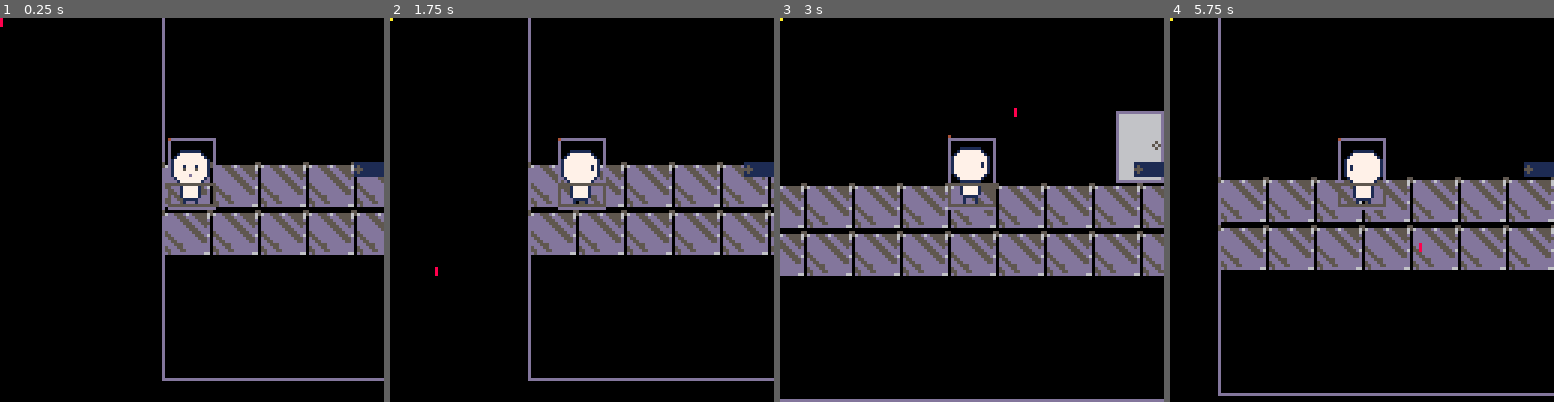
Above: before the commit, frames 1-4 (left to right).
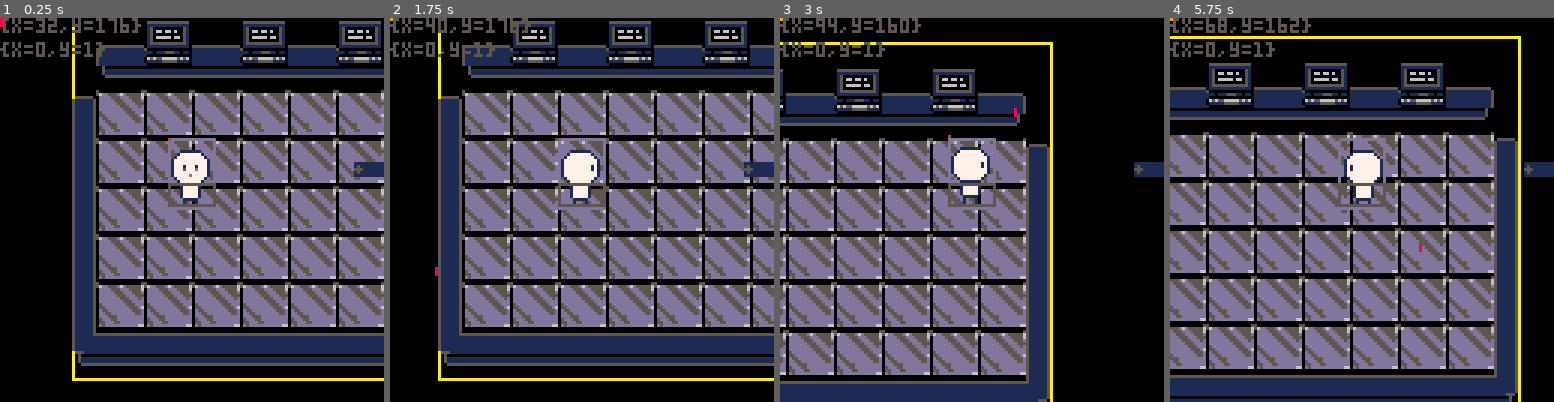
Above: after the commit, the same moments.

Repository: GiovanH/Pico8_Dev
Game: PICO-8 cartridge walkabout.p8
Same seed, same stepped clock (60 frames per second), same inputs: the game is played once before the commit and once after it.
Inputs (mouse positions are in pixels of both pictures, inside the frame that each line leads up to):
- Up to frame 1 (0.25 s): no input
- Up to frame 2 (1.75 s): tap X (X key) at 0.33, 1.07 s; click (670, 121) at 0.67 s; tap O (Z key) at 0.7, 1.7 s; click (436, 267) at 1.22 s; hold Right from 1.6 s (still down)
- Up to frame 3 (3 s): click (887, 114) at 1.77 s; tap X (X key) at 1.85, 2.97 s; release Right at 2.1 s; tap O (Z key) at 2.1, 2.5, 2.9 s; hold Up 2.15-2.42 s; click (952, 259) at 2.32 s; hold Right from 2.47 s (still down); click (1014, 106) at 2.87 s
- Up to frame 4 (5.75 s): release Right at 3.03 s; hold Left 3.08-3.58 s; tap O (Z key) every 0.4 s from 3.3 to 5.7 s; click (1465, 256) at 3.42 s; hold Down 3.63-3.97 s; click (1231, 102) at 3.97 s; hold Right 4.02-4.68 s; tap X (X key) at 4.08, 5.2 s; click (1292, 248) at 4.52 s; hold Up 4.73-5.03 s; click (1354, 94) at 5.07 s; hold Left 5.08-5.68 s; click (1419, 244) at 5.62 s; hold Down from 5.73 s (still down)

The runs differ from the first frame. In frame 1, 53% of the frame differs, in the area x 0-100%, y 0-95%; in frame 2, 57%; in frame 3, 51%; in frame 4, 58%, in the area x 0-100%, y 0-100%.

Commit message:
Room fixes

Diff:
--- a/walkabout.p8
+++ b/walkabout.p8
@@ -8,6 +8,7 @@
 -- global vars
 
 local debug = true  -- (stat(6) == 'debug')
+local o_player
 
 local flag_walkable = 0b1
 
@@ -444,21 +445,22 @@
 -->8
 -- game classes
 
-local o_player = mob:extend{
+local t_player = mob:extend{
  ismoving = false,
  hitbox = nil,
- facing = 'd'
+ facing = 'd',
+ spr0 = 64
 }
-function o_player:init(pos)
+function t_player:init(pos)
  mob:init(pos, 64, vec(15,23))
 end
-function o_player:get_hitbox(pos)
+function t_player:get_hitbox(pos)
  return bbox(
   pos + vec(0, 15),
   vec(15, 7)
  )
 end
-function o_player:update()
+function t_player:update()
 
  -- player movement
  local vright = vec(1, 0)
@@ -470,14 +472,15 @@
  function moveif(step, facing)
   local npos = self.pos + step
   local nhbox = self:get_hitbox(npos)
-  local walkable = true
+  local unobstructed = true
+  dbg.watch(nhbox:maptiles(), "hittiles")
   for i,tile in pairs(nhbox:maptiles()) do
    if band(tile.flags, flag_walkable) == 0 then
-    walkable = false
+    unobstructed = false
     break
    end
   end
-  if walkable then
+  if unobstructed then
    self.pos = npos
    self.facing = facing
    moved = true
@@ -511,11 +514,11 @@
  self.hitbox = self:get_hitbox(self.pos)
 end
 
-function o_player:draw()
+function t_player:draw()
  paltt(15)
  self.flipx = (self.facing == 'l')
- self.spr = ({d=64, u=66, l=68, r=68})[self.facing]
- printh(tostring{s=self.spr, f=self.facing})
+ local facemap = {d=0, u=2, l=4, r=4}
+ self.spr = self.spr0 + facemap[self.facing]
  if self.ismoving and self.stage.mclock % 8 < 4 then
   self.anchor = vec(0, 1)
  else
@@ -532,9 +535,10 @@
 function room:init(mx, my, mw, mh)
  -- size of room in map screens
  self.cell_pos = vec(mx, my)
+ self.room_pos = self.cell_pos*16
  self.cell_size = vec(mw, mh)*16
  self.s_size = self.cell_size*8
- self.origin = self.cell_pos*16
+ self.origin = self.room_pos*8
  -- origin in tiles
  -- self.origin = self.mapcoords * 16
  -- self.box = bbox(
@@ -548,30 +552,40 @@
  camera(cam:unpack())
  if debug then
   local ox, oy = self.origin:unpack()
-  rect(ox, oy, mrconcat({self.s_size:unpack()}, 13))
-  pset(mrconcat({cam:unpack()}, 10))
+  local extent = self.origin + self.s_size
+  rect(ox, oy, mrconcat({extent:unpack()}, 10))
+  pset(mrconcat({cam:unpack()}, 9))
  end
 
  dbg.watch(cam,"cam")
- local cell_x, cell_y = self.cell_pos:unpack()
+ local cell_x, cell_y = self.room_pos:unpack()
  local cell_w, cell_h = self.cell_size:unpack()
  local sx, sy = self.origin:unpack()
+ printa(cell_x, cell_y, sx, sy, cell_w, cell_h)
  map(cell_x, cell_y, sx, sy, cell_w, cell_h)
  stage.draw(self)
  camera()
+ if (debug and o_player) print(tostring(o_player.pos), 0, 0)
+ if (debug and o_player) print(tostring(self.cell_pos), 0, 8)
+end
+function room:add(object)
+ object.pos += self.origin
+ stage.add(self, object)
 end
 
 -->8
 --pico-8 builtins
 
 function _init()
- teststage = room(0, 0, 2, 1)
- teststage:add(o_player(vec(2, 48)))
+ teststage = room(0, 1, 1, 1)
+ o_player = t_player(vec(32, 48))
+ teststage:add(o_player)
 end
 
 function _update()
  teststage:update()
  dbg.watch(teststage,"stage")
+ dbg.watch(o_player,"player")
  dbg.watch(teststage.objects,"objects")
 end
 
@@ -688,133 +702,154 @@
 1819181918191819181918191819181918191819181918191819181918191819000000000000000000000000000000000000000000000000000000000000000000000000000000000000000000000000000000000000000000000000000000000000000000000000000000000000000000000000000000000000000000000000
 0809080908090809080908090809080908090809080908090809080908090809000000000000000000000000000000000000000000000000000000000000000000000000000000000000000000000000000000000000000000000000000000000000000000000000000000000000000000000000000000000000000000000000
 1819181918191819181918191819181918191819181918191819181918191819000000000000000000000000000000000000000000000000000000000000000000000000000000000000000000000000000000000000000000000000000000000000000000000000000000000000000000000000000000000000000000000000
-…(130 lines of a section not shown)…
+0000000000000000000000000000000000000000000000000000000000000000000000000000000000000000000000000000000000000000000000000000000000000000000000000000000000000000000000000000000000000000000000000000000000000000000000000000000000000000000000000000000000000000
+0000000000000000000000000000000000000000000000000000000000000000000000000000000000000000000000000000000000000000000000000000000000000000000000000000000000000000000000000000000000000000000000000000000000000000000000000000000000000000000000000000000000000000
+0000000000000000000000000000000000000000000000000000000000000000000000000000000000000000000000000000000000000000000000000000000000000000000000000000000000000000000000000000000000000000000000000000000000000000000000000000000000000000000000000000000000000000
+0000000000000000000000000000000000000000000000000000000000000000000000000000000000000000000000000000000000000000000000000000000000000000000000000000000000000000000000000000000000000000000000000000000000000000000000000000000000000000000000000000000000000000
+0000000000000000000000000000000000000000000000000000000000000000000000000000000000000000000000000000000000000000000000000000000000000000000000000000000000000000000000000000000000000000000000000000000000000000000000000000000000000000000000000000000000000000
+0000000000000000000000000000000000000000000000000000000000000000000000000000000000000000000000000000000000000000000000000000000000000000000000000000000000000000000000000000000000000000000000000000000000000000000000000000000000000000000000000000000000000000
+0000000a0b00000a0b00000a0b00000000000000000000000000000000000000000000000000000000000000000000000000000000000000000000000000000000000000000000000000000000000000000000000000000000000000000000000000000000000000000000000000000000000000000000000000000000000000
+0028291a1b29291a1b29291a1b292a0000000000000000000000000000000000000000000000000000000000000000000000000000000000000000000000000000000000000000000000000000000000000000000000000000000000000000000000000000000000000000000000000000000000000000000000000000000000
+00383939393939393939393939393a0000000000000000000000000000000000000000000000000000000000000000000000000000000000000000000000000000000000000000000000000000000000000000000000000000000000000000000000000000000000000000000000000000000000000000000000000000000000
+0c08090809080908090809080908090c00000000000000000000000000000000000000000000000000000000000000000000000000000000000000000000000000000000000000000000000000000000000000000000000000000000000000000000000000000000000000000000000000000000000000000000000000000000
+1c18191819181918191819181918191c00000000000000000000000000000000000000000000000000000000000000000000000000000000000000000000000000000000000000000000000000000000000000000000000000000000000000000000000000000000000000000000000000000000000000000000000000000000
+1c08090809080908090809080908091c00000000000000000000000000000000000000000000000000000000000000000000000000000000000000000000000000000000000000000000000000000000000000000000000000000000000000000000000000000000000000000000000000000000000000000000000000000000
+1c18191819181918191819181918191c00000000000000000000000000000000000000000000000000000000000000000000000000000000000000000000000000000000000000000000000000000000000000000000000000000000000000000000000000000000000000000000000000000000000000000000000000000000
+1c08090809080908090809080908091c00000000000000000000000000000000000000000000000000000000000000000000000000000000000000000000000000000000000000000000000000000000000000000000000000000000000000000000000000000000000000000000000000000000000000000000000000000000
+1c18191819181918191819181918191c00000000000000000000000000000000000000000000000000000000000000000000000000000000000000000000000000000000000000000000000000000000000000000000000000000000000000000000000000000000000000000000000000000000000000000000000000000000
+1c08090809080908090809080908091c00000000000000000000000000000000000000000000000000000000000000000000000000000000000000000000000000000000000000000000000000000000000000000000000000000000000000000000000000000000000000000000000000000000000000000000000000000000
+1c18191819181918191819181918191c00000000000000000000000000000000000000000000000000000000000000000000000000000000000000000000000000000000000000000000000000000000000000000000000000000000000000000000000000000000000000000000000000000000000000000000000000000000
+1c08090809080908090809080908091c00000000000000000000000000000000000000000000000000000000000000000000000000000000000000000000000000000000000000000000000000000000000000000000000000000000000000000000000000000000000000000000000000000000000000000000000000000000
+1c18191819181918191819181918191c00000000000000000000000000000000000000000000000000000000000000000000000000000000000000000000000000000000000000000000000000000000000000000000000000000000000000000000000000000000000000000000000000000000000000000000000000000000
+3b29292929292929292929292929292b00000000000000000000000000000000000000000000000000000000000000000000000000000000000000000000000000000000000000000000000000000000000000000000000000000000000000000000000000000000000000000000000000000000000000000000000000000000
+3839393939393939393939393939393a00000000000000000000000000000000000000000000000000000000000000000000000000000000000000000000000000000000000000000000000000000000000000000000000000000000000000000000000000000000000000000000000000000000000000000000000000000000
+…(130 lines of a section not shown)…
Not shown, changed: 79 lines of the sprite sheet (__gfx__) section of walkabout.p8
